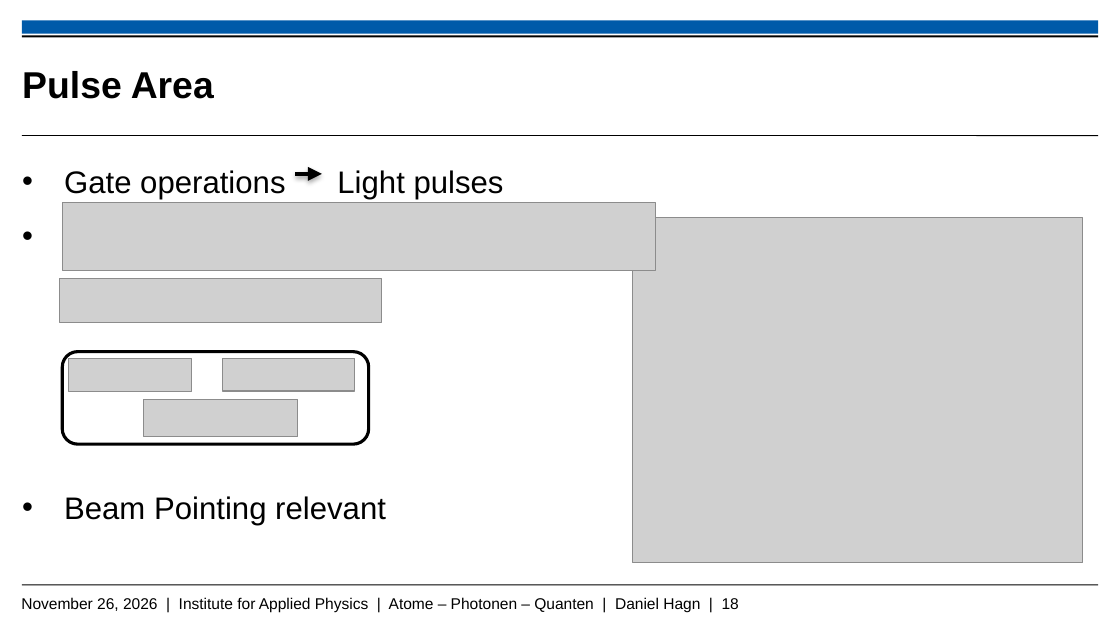
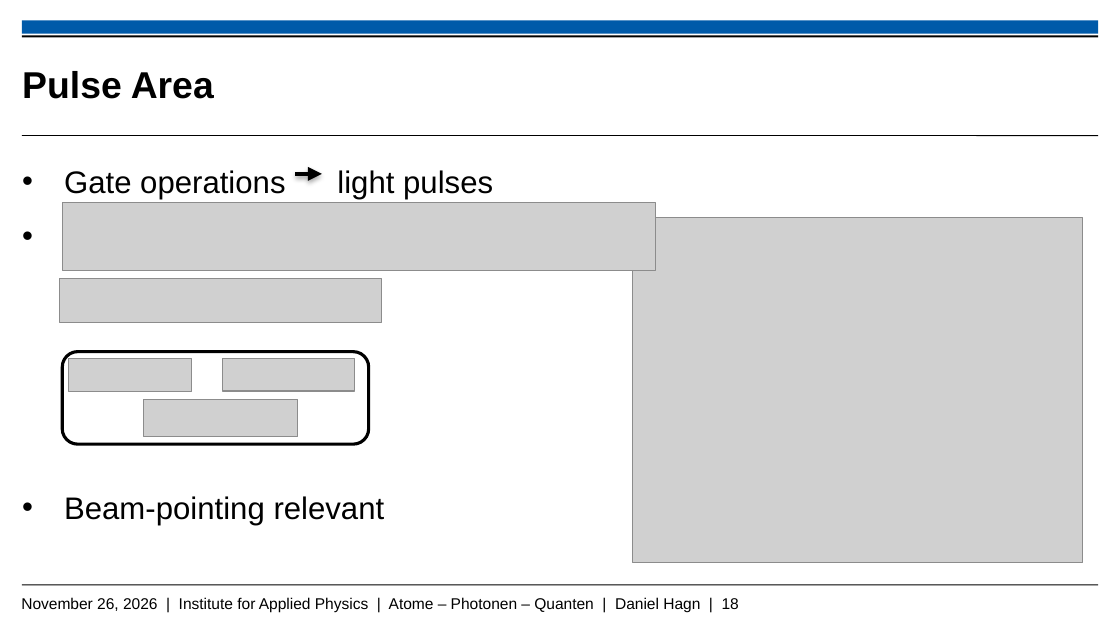
Before and after one commit to Daniel-Hagn-physik/Masterthesis_Backup, a slide deck: slide 18 of Hagn_Daniel_Mastervortrag.pptx. Drawn at 1120x630 pixels with LibreOffice and Linux fonts; fonts in the diff are those of the drawing; grey boxes stand for pictures; background and template pictures are left out. Boxes give left, top, right and bottom in pixels: in the first picture for what was removed or moved away, otherwise in the second. Text is boxed around its words. In the diff, an @@ line names an element or a change of style, - is before the commit and + after.

```diff
--- a/Hagn_Daniel_Mastervortrag.pptx
+++ b/Hagn_Daniel_Mastervortrag.pptx
@@ text at (64,170,493,525): text changed @@
-• Gate operations Light pulses
-• Beam Pointing relevant
+• Gate operations light pulses
+• Beam-pointing relevant
```
Also in this commit, not shown: 9 other slides changed.
